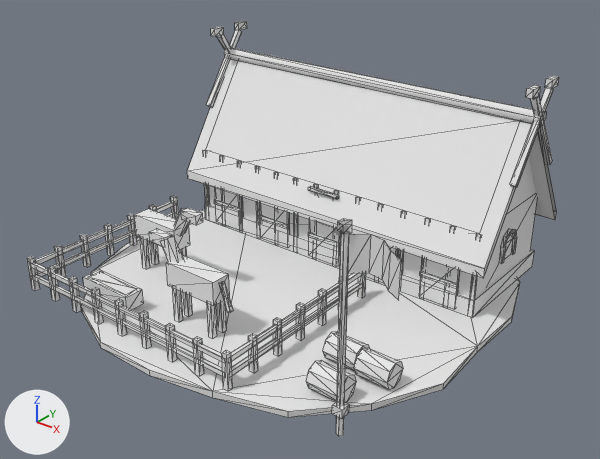
Renders of the glTF model sample_project/assets/3d/buildings/vikings/stable.glb from each side of a commit.
Rendered twice from a 50 mm camera at (5.97, -7.47, 5.41) aimed at (0.21, -0.28, 0.95). The lights are fixed; the arrows at lower left show +X, +Y and +Z. The picture after the commit comes second. Mesh edges are drawn as thin lines. Vertices at exactly the same position are counted once.

Before the edit, the objects in view are built like this:
```python
me_vikings_stable = bpy.data.meshes.new('vikings_stable')
me_vikings_stable.from_pydata(...)  # 864 vertices, 1089 faces; spans x -2.62..2.89, y -2.64..2.58, z 0.0..2.82
me_vikings_stable.materials.append(mat_pe_dirt)  # white #e7e7e7
me_vikings_stable.materials.append(mat_pe_stonegrey)  # white #e7e7e7
me_vikings_stable.materials.append(mat_pe_wooddark)  # white #e7e7e7
me_vikings_stable.materials.append(mat_pe_woodlight)  # white #e7e7e7
me_vikings_stable.materials.append(mat_pe_window)  # white #e7e7e7
me_vikings_stable.materials.append(mat_pe_shingle)  # white #e7e7e7
me_vikings_stable.materials.append(mat_pe_lacquerred)  # white #e7e7e7
me_vikings_stable.materials.append(mat_team_trim)  # white #e7e7e7
me_vikings_stable.materials.append(mat_pe_banner_vikings)  # white #e7e7e7
me_vikings_stable.materials.append(mat_pe_gold)  # white #e7e7e7
me_vikings_stable.materials.append(mat_pe_beam)  # white #e7e7e7
me_vikings_stable.materials.append(mat_pe_thatch)  # white #e7e7e7
ob_vikings_stable = bpy.data.objects.new('vikings_stable', me_vikings_stable)
ob_vikings_stable.location = (0.0, 0.0, 0.0)
```
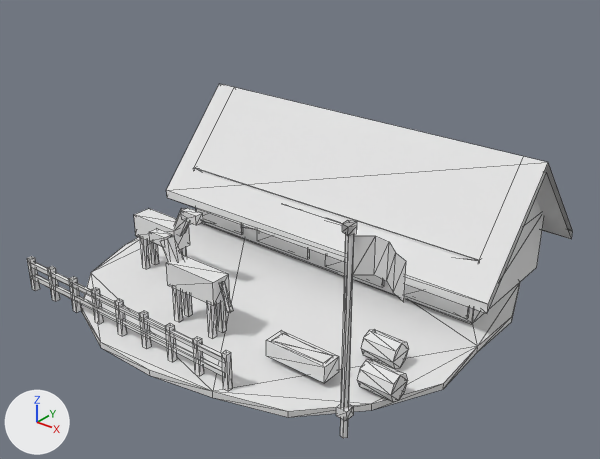
Where the change shows, as pixel boxes [x1, y1, x2, y2] in the pictures (600 x 459 px; the box of a moved part takes in the faces that stretch with it):
'vikings_stable', reshaped (15% shorter)
    before: [27, 21, 559, 436]
    after: [27, 84, 573, 438]
part 1 of me_vikings_stable, moved or reshaped
    before: [187, 59, 557, 278]
    after: [167, 84, 573, 313]
part 2 of me_vikings_stable, moved or reshaped
    before: [273, 317, 282, 356]
    after: [266, 330, 339, 383]
part 3 of me_vikings_stable, moved or reshaped
    before: [336, 233, 349, 436]
    after: [340, 235, 354, 438]
part 4 of me_vikings_stable, moved or reshaped
    before: [214, 200, 242, 213]
    after: [196, 208, 243, 235]
part 5 of me_vikings_stable, moved or reshaped
    before: [259, 215, 289, 229]
    after: [257, 230, 310, 259]
part 6 of me_vikings_stable, moved or reshaped (not visible before)
    after: [325, 255, 384, 287]
part 7 of me_vikings_stable, moved or reshaped
    before: [420, 271, 458, 289]
    after: [404, 284, 470, 319]
part 8 of me_vikings_stable, moved or reshaped
    before: [353, 348, 403, 389]
    after: [361, 329, 408, 369]
part 9 of me_vikings_stable, moved or reshaped
    before: [306, 360, 356, 402]
    after: [357, 359, 408, 402]
part 10 of me_vikings_stable, moved or reshaped
    before: [332, 402, 350, 418]
    after: [336, 404, 354, 421]
part 11 of me_vikings_stable, moved or reshaped
    before: [248, 333, 258, 373]
    after: [272, 333, 333, 364]
part 12 of me_vikings_stable, moved or reshaped
    before: [337, 219, 352, 234]
    after: [342, 220, 357, 235]
part 13 of me_vikings_stable, moved or reshaped
    before: [348, 234, 401, 300]
    after: [353, 236, 406, 302]
part 14 of me_vikings_stable, rebuilt
    before: [209, 158, 537, 297]
    after: [193, 168, 544, 324]
part 15 of me_vikings_stable, deleted
    before: [35, 21, 559, 375]

The change, as a diff of the scene's bpy script:
```diff
--- a/sample_project/assets/3d/buildings/vikings/stable.glb.py
+++ b/sample_project/assets/3d/buildings/vikings/stable.glb.py
@@ me_vikings_stable @@
-me_vikings_stable.from_pydata(...)  # 864 vertices, 1089 faces; spans x -2.62..2.89, y -2.64..2.58, z 0.0..2.82
+me_vikings_stable.from_pydata(...)  # 412 vertices, 525 faces; spans x -2.62..2.94, y -2.64..2.58, z 0.0..2.36
+# me_vikings_stable part 1: the loose piece of 12 vertices spanning x -2.4..2.4, y 0.35..2.35, z 0.75..2.41 is scaled about its middle by (1.08, 1.2, 0.867), then moved by (0.0, -0.05, -0.38)
+# me_vikings_stable part 2: the loose piece of 8 vertices spanning x 0.87..0.94, y -1.57..-1.5, z 0.08..0.53 is scaled about its middle by (11.4, 3.71, 0.444), then moved by (0.4, -0.07, -0.04)
+# me_vikings_stable part 3: the loose piece of 10 vertices spanning x 2.22..2.29, y -2.24..-2.16, z 0.08..2.28 is moved by (0.05, 0.0, 0.0)
+# me_vikings_stable part 4: the loose piece of 8 vertices spanning x -2.01..-1.49, y 0.49..0.51, z 0.41..0.47 is scaled about its middle by (1.73, 1.33, 9.17), then moved by (-0.05, -0.14, -0.01), in mat_pe_thatch (white #e7e7e7)
+# me_vikings_stable part 5: the loose piece of 8 vertices spanning x -1.13..-0.62, y 0.49..0.51, z 0.41..0.47 is scaled about its middle by (1.73, 1.33, 9.17), then moved by (0.28, -0.14, -0.01), in mat_pe_thatch (white #e7e7e7)
+# me_vikings_stable part 6: the loose piece of 8 vertices spanning x 0.62..1.13, y 0.49..0.51, z 0.41..0.47 is scaled about its middle by (1.73, 1.33, 9.17), then moved by (-0.28, -0.14, -0.01), in mat_pe_thatch (white #e7e7e7)
+# me_vikings_stable part 7: the loose piece of 8 vertices spanning x 1.49..2.01, y 0.49..0.51, z 0.41..0.47 is scaled about its middle by (1.73, 1.33, 9.17), then moved by (0.05, -0.14, -0.01), in mat_pe_thatch (white #e7e7e7)
+# me_vikings_stable part 8: the loose piece of 16 vertices spanning x 1.84..2.26, y -1.41..-1.09, z 0.08..0.39 is moved by (-0.15, 0.35, 0.0)
+# me_vikings_stable part 9: the loose piece of 16 vertices spanning x 1.59..2.01, y -1.91..-1.59, z 0.08..0.39 is moved by (0.4, 0.35, 0.0)
+# me_vikings_stable part 10: the loose piece of 8 vertices spanning x 2.19..2.31, y -2.26..-2.14, z 0.33..0.43 is moved by (0.05, 0.0, 0.0)
+# me_vikings_stable part 11: the loose piece of 8 vertices spanning x 0.87..0.94, y -1.98..-1.91, z 0.08..0.53 is scaled about its middle by (10, 2.57, 0.0667), then moved by (0.4, 0.34, 0.05), in mat_pe_window (white #e7e7e7)
+# me_vikings_stable part 12: the loose piece of 10 vertices spanning x 2.19..2.32, y -2.27..-2.13, z 2.28..2.36 is moved by (0.05, 0.0, 0.0)
+# me_vikings_stable part 13: the loose piece of 10 vertices spanning x 2.29..2.89, y -2.32..-2.09, z 1.88..2.26 is moved by (0.05, 0.0, 0.0)
+# me_vikings_stable part 14: the loose piece of 10 vertices spanning x -2.2..2.2, y 0.55..2.15, z 0.08..2.41 is rebuilt with 14 vertices and now spans x -2.3..2.3, y 0.38..2.2, z 0.08..1.93
+# me_vikings_stable part 15: 51 loose pieces with 456 vertices, spanning x -2.48..2.45, y -2.35..2.19, z 0.08..2.82, are deleted
+# other edits to the shape of me_vikings_stable do not show in these pictures
 me_vikings_stable.materials.append(mat_pe_dirt)
@@ me_vikings_stable @@
 me_vikings_stable.materials.append(mat_pe_wooddark)
-me_vikings_stable.materials.append(mat_pe_woodlight)  # white #e7e7e7
 me_vikings_stable.materials.append(mat_pe_window)
-me_vikings_stable.materials.append(mat_pe_shingle)  # white #e7e7e7
-me_vikings_stable.materials.append(mat_pe_lacquerred)  # white #e7e7e7
 me_vikings_stable.materials.append(mat_team_trim)
@@ me_vikings_stable @@
 me_vikings_stable.materials.append(mat_pe_thatch)
+me_vikings_stable.materials.append(mat_pe_grass)  # white #e7e7e7
```
